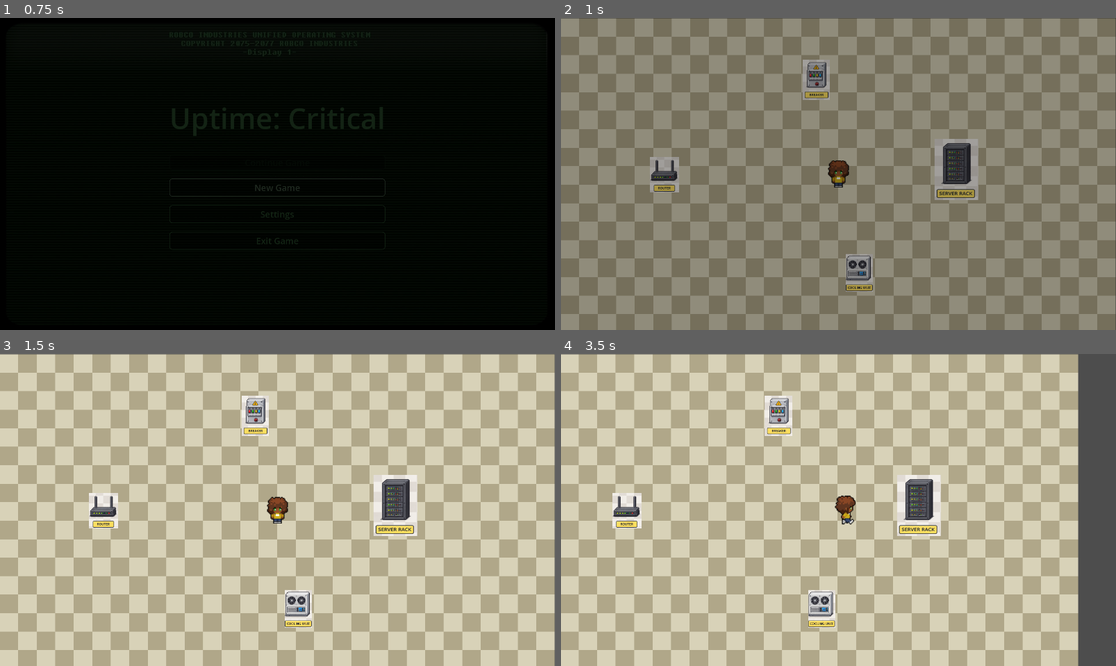
Above: before the commit, frames 1-4 (two rows, left to right).
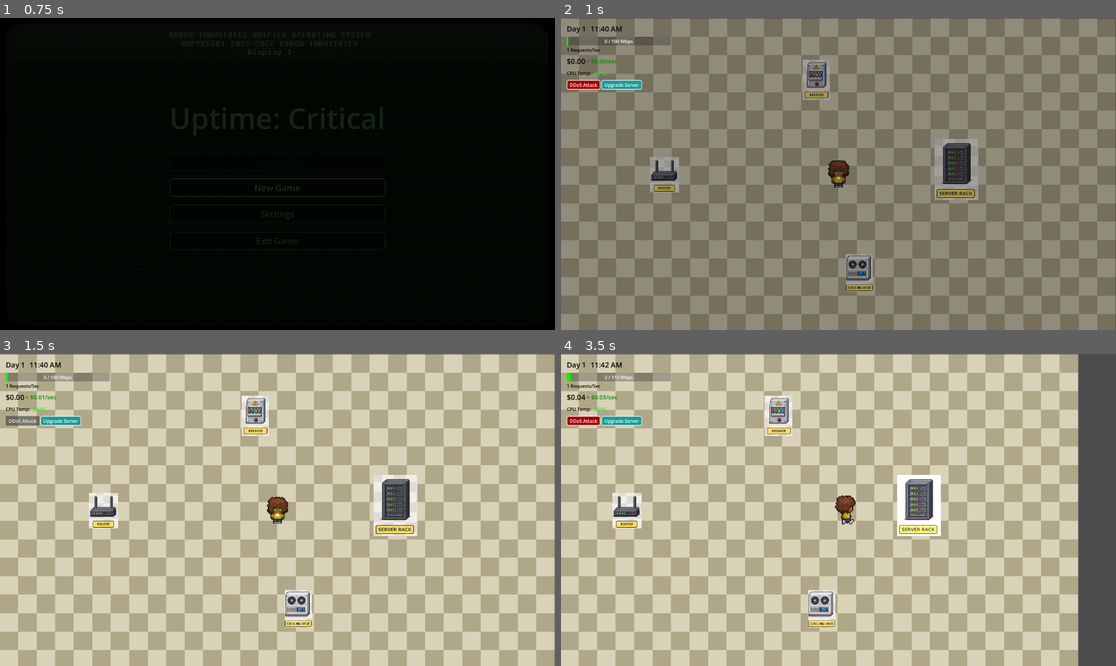
Above: after the commit, the same moments.

Repository: Stratoverus/Uptime-Critical
Game: Godot game, scene res://scenes/ui/MainMenu/main_menu.tscn
Same seed, same stepped clock (60 frames per second), same inputs: the game is played once before the commit and once after it.
Inputs (mouse positions are in pixels of both pictures, inside the frame that each line leads up to):
- Up to frame 1 (0.75 s): click "New Game" at 0.5 s
- Up to frame 2 (1 s): no input
- Up to frame 3 (1.5 s): click (22, 419) at 1.25 s, where only the run after the commit has a clickable "DDoS Attack"
- Up to frame 4 (3.5 s): click (622, 419) at 2 s, where only the run after the commit has a clickable "Upgrade Server"; move the mouse to (955, 503) at 2.77 s; hold D (move_right) from 2.78 s (still down); click (955, 503) at 2.92 s

Frame 1 is identical in both runs. In frame 2, 1.1% of the frame differs, in the area x 1-20%, y 2-23%; in frame 3, 1.2%; in frame 4, 2.1%, in the area x 1-69%, y 2-59%.

Commit message:
minor fixes to integrate merge

Diff:
--- a/scenes/maps/testMap/testMap.tscn
+++ b/scenes/maps/testMap/testMap.tscn
@@ -2,7 +2,10 @@
 
 [ext_resource type="PackedScene" uid="uid://cn6x5ssw581m4" path="res://scenes/player/player.tscn" id="1_cxwue"]
 [ext_resource type="Script" uid="uid://cjyk1d6lpn01e" path="res://scripts/maps/checkerboard_floor.gd" id="2_uuq7d"]
+[ext_resource type="Theme" uid="uid://cgovku5fdfya3" path="res://assets/themes/ui_theme.tres" id="3_8ysvq"]
+[ext_resource type="Script" uid="uid://dl75p1j0weo4e" path="res://scenes/maps/testMap/traffic_bar.gd" id="3_c3qrg"]
 [ext_resource type="Script" uid="uid://bypsyjhf0o4a4" path="res://scripts/interaction/server_rack.gd" id="3_e4dex"]
+[ext_resource type="Script" uid="uid://cmyg1t6hm4rac" path="res://scenes/maps/testMap/canvas_layer.gd" id="3_tnotu"]
 [ext_resource type="Texture2D" uid="uid://dchw0142nlbsj" path="res://assets/placeholders/ai_server.png" id="4_jm4fq"]
 [ext_resource type="Script" uid="uid://c5m3hc4ck6g41" path="res://scripts/interaction/cooling_rack.gd" id="5_ycy7d"]
 [ext_resource type="Texture2D" uid="uid://bx723gw7uleot" path="res://assets/placeholders/ai_cooling.png" id="6_xv6yo"]
@@ -23,6 +26,38 @@
 [sub_resource type="RectangleShape2D" id="RectangleShape2D_a04uf"]
 size = Vector2(98, 133)
 
+[sub_resource type="StyleBoxFlat" id="StyleBoxFlat_c3qrg"]
+content_margin_left = 10.0
+content_margin_top = 5.0
+content_margin_right = 10.0
+content_margin_bottom = 5.0
+bg_color = Color(0.6455514, 1.8289685e-06, 3.3691526e-07, 1)
+border_width_left = 2
+border_width_top = 2
+border_width_right = 2
+border_width_bottom = 2
+border_color = Color(1, 1, 1, 1)
+corner_radius_top_left = 5
+corner_radius_top_right = 5
+corner_radius_bottom_right = 5
+corner_radius_bottom_left = 5
+
+[sub_resource type="StyleBoxFlat" id="StyleBoxFlat_8ysvq"]
+content_margin_left = 10.0
+content_margin_top = 5.0
+content_margin_right = 10.0
+content_margin_bottom = 5.0
+bg_color = Color(0.101960786, 0.6, 0.6, 1)
+border_width_left = 2
+border_width_top = 2
+border_width_right = 2
+border_width_bottom = 2
+border_color = Color(1, 1, 1, 1)
+corner_radius_top_left = 5
+corner_radius_top_right = 5
+corner_radius_bottom_right = 5
+corner_radius_bottom_left = 5
+
 [node name="TestMap" type="Node2D" unique_id=1954177505]
 
 [node name="CheckerboardFloor" type="Node2D" parent="." unique_id=797863680]
@@ -78,3 +113,121 @@
 [node name="CollisionShape2D" type="CollisionShape2D" parent="Breaker" unique_id=571687929]
 position = Vector2(-2, -0.5)
 shape = SubResource("RectangleShape2D_a04uf")
+
+[node name="CanvasLayer" type="CanvasLayer" parent="." unique_id=1598037449]
+script = ExtResource("3_tnotu")
+
+[node name="Control" type="Control" parent="CanvasLayer" unique_id=1451134918]
+layout_mode = 3
+anchors_preset = 15
+anchor_right = 1.0
+anchor_bottom = 1.0
+grow_horizontal = 2
+grow_vertical = 2
+mouse_filter = 1
+
+[node name="MarginContainer" type="MarginContainer" parent="CanvasLayer/Control" unique_id=313070525]
+layout_mode = 0
+offset_right = 380.0
+offset_bottom = 248.0
+theme_override_constants/margin_left = 20
+theme_override_constants/margin_top = 20
+
+[node name="HUDContainer" type="VBoxContainer" parent="CanvasLayer/Control/MarginContainer" unique_id=384406262]
+layout_mode = 2
+theme_override_constants/separation = 10
+
+[node name="StatsBar" type="HBoxContainer" parent="CanvasLayer/Control/MarginContainer/HUDContainer" unique_id=1425092353]
+layout_mode = 2
+theme_override_constants/separation = 15
+
+[node name="Day" type="Label" parent="CanvasLayer/Control/MarginContainer/HUDContainer/StatsBar" unique_id=89284752]
+layout_mode = 2
+theme = ExtResource("3_8ysvq")
+theme_type_variation = &"TooltipLabel"
+text = "Day 1"
+
+[node name="Time" type="Label" parent="CanvasLayer/Control/MarginContainer/HUDContainer/StatsBar" unique_id=740574788]
+layout_mode = 2
+theme = ExtResource("3_8ysvq")
+theme_type_variation = &"TooltipLabel"
+text = "10:30 AM"
+
+[node name="TrafficContainer" type="VBoxContainer" parent="CanvasLayer/Control/MarginContainer/HUDContainer" unique_id=793576946]
+layout_mode = 2
+
+[node name="TrafficBar" type="ProgressBar" parent="CanvasLayer/Control/MarginContainer/HUDContainer/TrafficContainer" unique_id=1580335120]
+custom_minimum_size = Vector2(0, 30)
+layout_mode = 2
+show_percentage = false
+script = ExtResource("3_c3qrg")
+
+[node name="TrafficLabel" type="Label" parent="CanvasLayer/Control/MarginContainer/HUDContainer/TrafficContainer/TrafficBar" unique_id=1549082186]
+layout_mode = 1
+anchors_preset = 8
+anchor_left = 0.5
+anchor_top = 0.5
+anchor_right = 0.5
+anchor_bottom = 0.5
+offset_left = -20.0
+offset_top = -11.5
+offset_right = 20.0
+offset_bottom = 11.5
+grow_horizontal = 2
+grow_vertical = 2
+
+[node name="RPSLabel" type="Label" parent="CanvasLayer/Control/MarginContainer/HUDContainer/TrafficContainer" unique_id=1937643052]
+layout_mode = 2
+theme_override_colors/font_color = Color(0, 0, 0, 1)
+text = "887 RPS (Requests/sec)"
+
+[node name="MoneyContainer" type="HBoxContainer" parent="CanvasLayer/Control/MarginContainer/HUDContainer" unique_id=1607817340]
+layout_mode = 2
+
+[node name="RevenueLabel" type="Label" parent="CanvasLayer/Control/MarginContainer/HUDContainer/MoneyContainer" unique_id=1815009055]
+layout_mode = 2
+theme = ExtResource("3_8ysvq")
+theme_type_variation = &"TooltipLabel"
+text = "$4,871.49"
+vertical_alignment = 1
+
+[node name="IncomeLabel" type="Label" parent="CanvasLayer/Control/MarginContainer/HUDContainer/MoneyContainer" unique_id=1080215233]
+layout_mode = 2
+theme = ExtResource("3_8ysvq")
+theme_type_variation = &"TooltipLabel"
+theme_override_colors/font_color = Color(0, 0.5411765, 0, 1)
+theme_override_font_sizes/font_size = 20
+text = "+ $315.12/hr"
+vertical_alignment = 1
+
+[node name="TempContainer" type="HBoxContainer" parent="CanvasLayer/Control/MarginContainer/HUDContainer" unique_id=1160760062]
+layout_mode = 2
+
+[node name="TempLabel" type="Label" parent="CanvasLayer/Control/MarginContainer/HUDContainer/TempContainer" unique_id=1192911210]
+layout_mode = 2
+theme_override_colors/font_color = Color(0, 0, 0, 1)
+text = "CPU Temp: "
+
+[node name="Temp" type="Label" parent="CanvasLayer/Control/MarginContainer/HUDContainer/TempContainer" unique_id=355333753]
+layout_mode = 2
+theme_override_font_sizes/font_size = 20
+text = "35"
+
+[node name="TestingControls" type="HBoxContainer" parent="CanvasLayer/Control/MarginContainer/HUDContainer" unique_id=1245613518]
+layout_mode = 2
+
+[node name="DDoSButton" type="Button" parent="CanvasLayer/Control/MarginContainer/HUDContainer/TestingControls" unique_id=538587539]
+layout_mode = 2
+size_flags_horizontal = 0
+theme_override_colors/font_color = Color(1, 1, 1, 1)
+theme_override_styles/normal = SubResource("StyleBoxFlat_c3qrg")
+text = "DDoS Attack"
+
+[node name="UpgradeButton" type="Button" parent="CanvasLayer/Control/MarginContainer/HUDContainer/TestingControls" unique_id=1757631478]
+layout_mode = 2
+theme_override_colors/font_color = Color(1, 1, 1, 1)
+theme_override_styles/normal = SubResource("StyleBoxFlat_8ysvq")
+text = "Upgrade Server"
+
+[connection signal="pressed" from="CanvasLayer/Control/MarginContainer/HUDContainer/TestingControls/DDoSButton" to="CanvasLayer" method="_on_ddos_button_pressed"]
+[connection signal="pressed" from="CanvasLayer/Control/MarginContainer/HUDContainer/TestingControls/UpgradeButton" to="CanvasLayer" method="_on_upgrade_button_pressed"]
